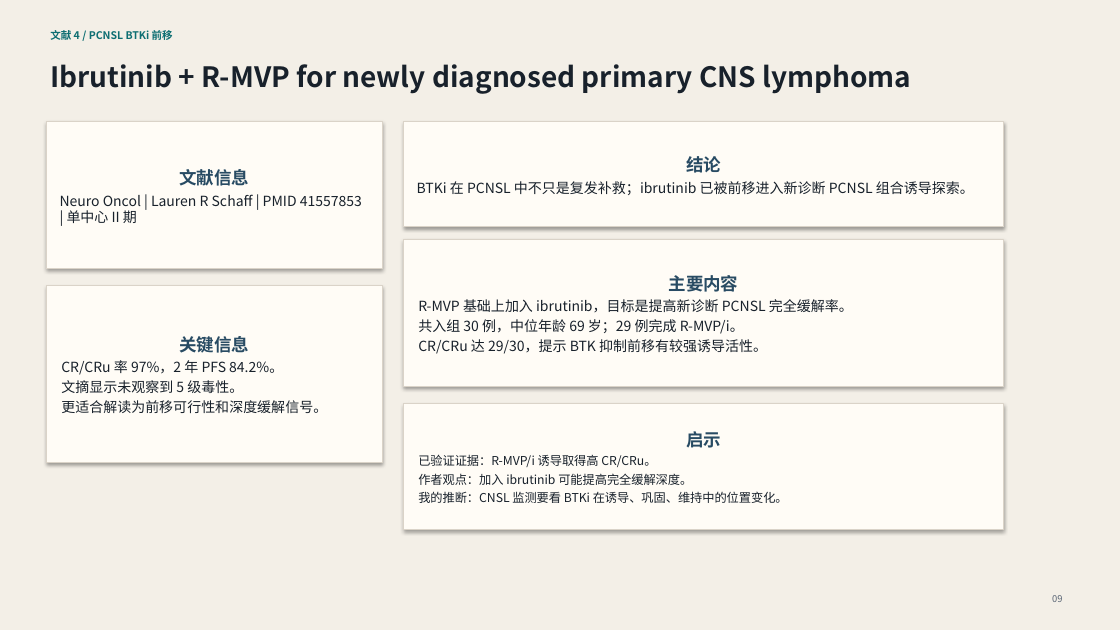
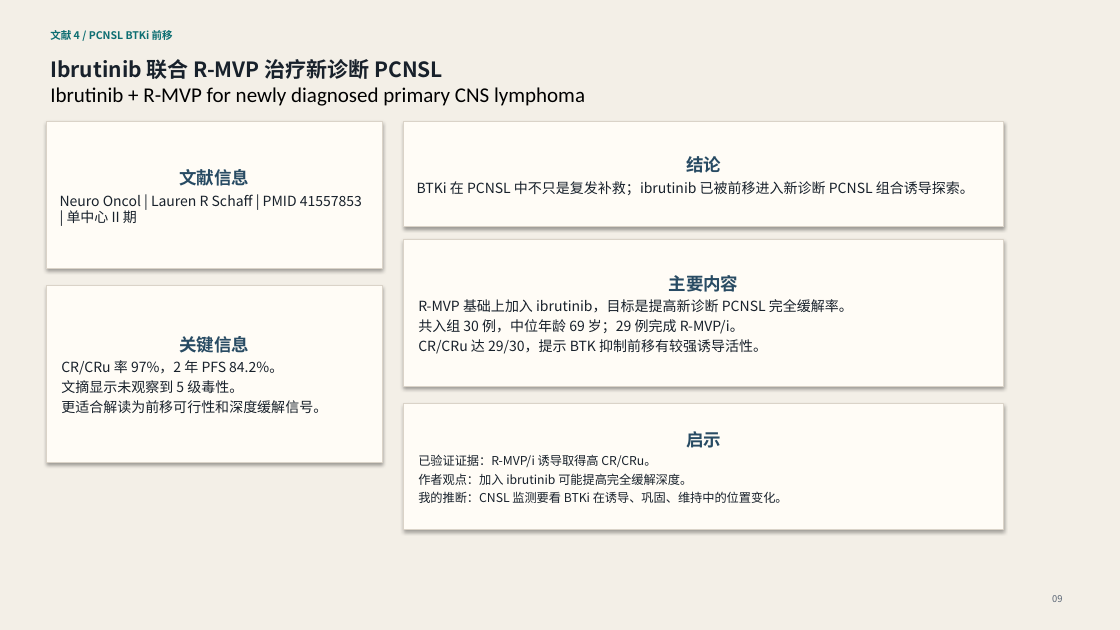
Before and after one commit to zhengyipharmacy-collab/pubmed-lymphoma-slides, a slide deck: slide 9 of archive/2026-06-02/pubmed-dlbcl-cnsl-btki-2026-06-02.pptx. Drawn at 1120x630 pixels with LibreOffice and Linux fonts; fonts in the diff are those of the drawing. Boxes give left, top, right and bottom in pixels: in the first picture for what was removed or moved away, otherwise in the second. Text is boxed around its words. In the diff, an @@ line names an element or a change of style, - is before the commit and + after.

```diff
--- a/archive/2026-06-02/pubmed-dlbcl-cnsl-btki-2026-06-02.pptx
+++ b/archive/2026-06-02/pubmed-dlbcl-cnsl-btki-2026-06-02.pptx
@@ text at bbox=[50, 59, 585, 106]: text changed; size 24 to 18 pt; font Noto Sans CJK SC to Calibri; text colour #18212B to #000000; bold off @@
-Ibrutinib + R-MVP for newly diagnosed primary CNS lymphoma
+Ibrutinib 联合 R-MVP 治疗新诊断 PCNSL
+Ibrutinib + R-MVP for newly diagnosed primary CNS lymphoma
```
Also in this commit, not shown: 11 other slides changed, 1 slide added, 1 slide removed, 5 other files.
